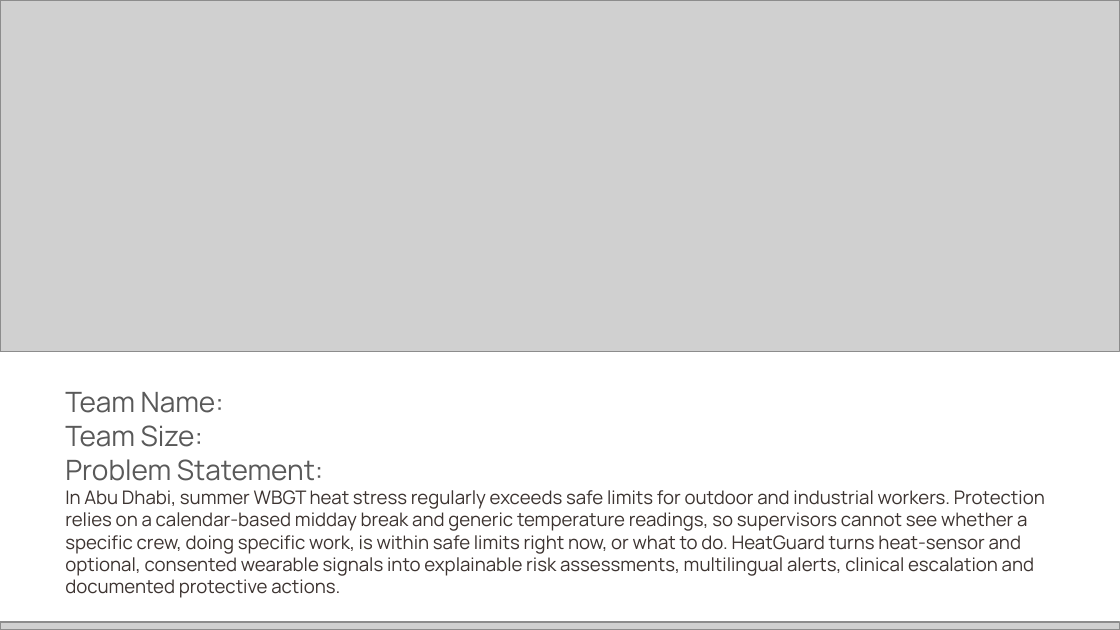
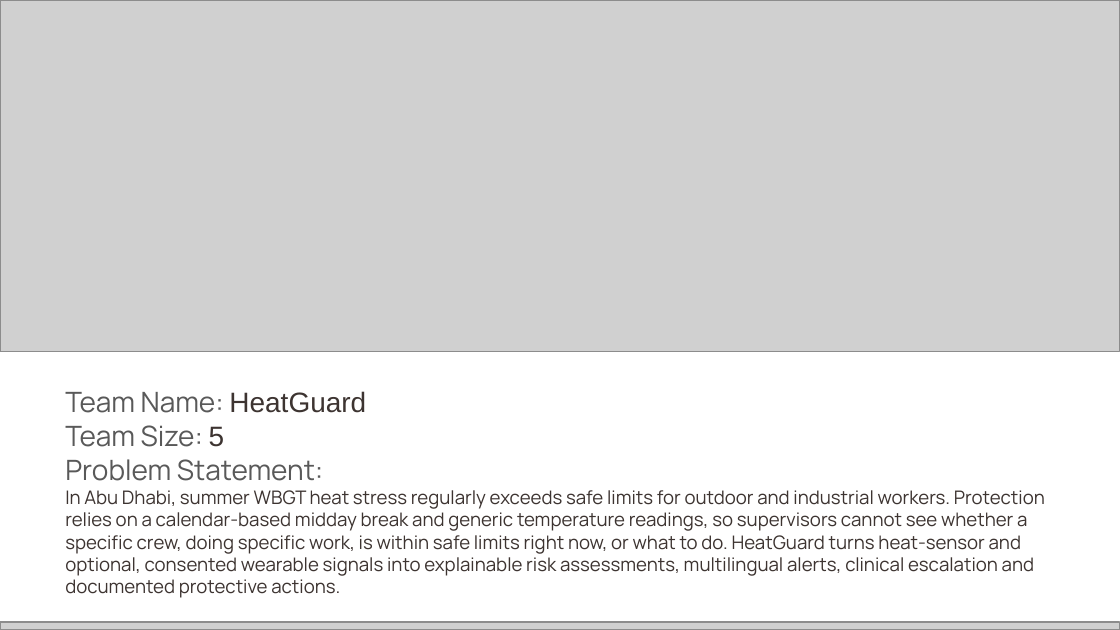
Before and after one commit to Fred-pounds/heatguard, a slide deck: slide 1 of docs/submission/HeatGuard_Submission.pptx. Drawn at 1120x630 pixels with LibreOffice and Linux fonts; fonts in the diff are those of the drawing; grey boxes stand for pictures. Boxes give left, top, right and bottom in pixels: in the first picture for what was removed or moved away, otherwise in the second. Text is boxed around its words. In the diff, an @@ line names an element or a change of style, - is before the commit and + after.

```diff
--- a/docs/submission/HeatGuard_Submission.pptx
+++ b/docs/submission/HeatGuard_Submission.pptx
@@ text at (65,391,366,447): text changed @@
-Team Name:
-Team Size:
+Team Name: HeatGuard
+Team Size: 5
```
Also in this commit, not shown: 6 other slides changed, 5 other files.
